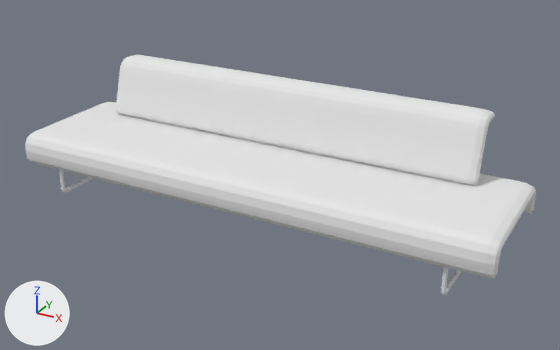
Two versions of the OBJ model assets/module/sofa.obj, one commit apart.
Before and after are seen from a 50 mm lens placed at (2.13, -3.65, 2.11), pointed at (0.12, 0.01, 0.28). Lighting does not change. The marker at lower left points along +X, +Y and +Z. Where no turn or scale is listed for an object, it has been applied to the vertices.

In view in the first picture: 'CLO_300_SC.lwo'.
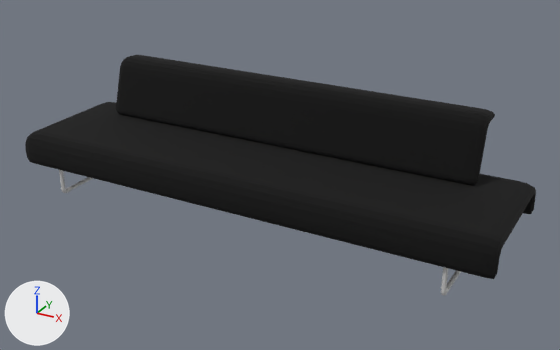
Location of each change, [x1, y1, x2, y2] in pixels of the pictures (560 x 350 px):
part 1 of me_clo_300_sc_lwo, recoloured
    both: [59, 170, 461, 295]
part 2 of me_clo_300_sc_lwo, recoloured (white to black)
    both: [25, 55, 536, 279]

Diff of the bpy script that builds the scene:
```diff
--- a/assets/module/sofa.obj.py
+++ b/assets/module/sofa.obj.py
@@ mat_cotton5 @@
+mat_cotton5 = principled_material('cotton5')
+mat_cotton5.base_color = (0.0, 0.0, 0.0)  # black #000000
+mat_cotton5.roughness = 1.0
@@ mat_plastics2 @@
+mat_plastics2 = principled_material('plastics2')
+mat_plastics2.base_color = (0.6, 0.6, 0.6)  # light grey #cbcbcb
+mat_plastics2.roughness = 1.0
@@ me_clo_300_sc_lwo @@
 me_clo_300_sc_lwo.from_pydata(...)  # 4204 vertices, 4128 faces; spans x -1.5..1.5, y -0.43..0.43, z 0.0..0.75
 # used by ob_clo_300_sc_lwo; location = (0.0, 0.0, 0.0)
-me_clo_300_sc_lwo.materials.append(mat_piedini)  # white #e7e7e7
+# me_clo_300_sc_lwo part 1: all 1280 faces that had it switch from mat_metallo (white #e7e7e7) to mat_plastics2 (light grey #cbcbcb)
+# me_clo_300_sc_lwo part 2: all 1776 faces that had it switch from mat_tessuto (white #e7e7e7) to mat_cotton5 (black #000000)
```
